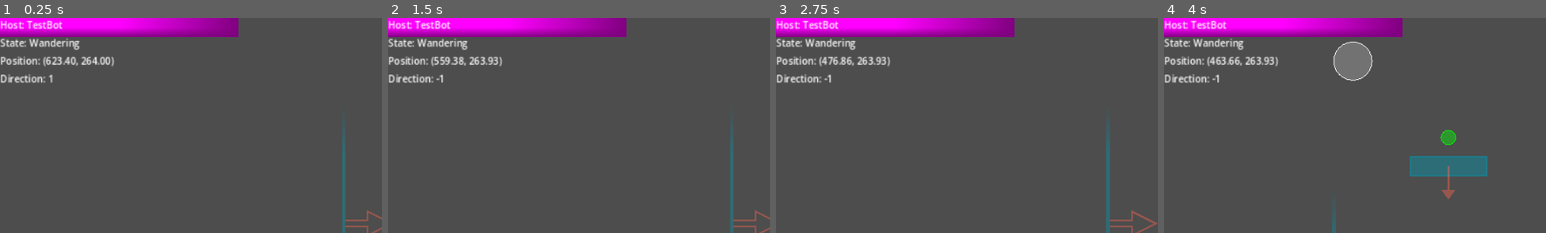
Above: before the commit, frames 1-4 (left to right).
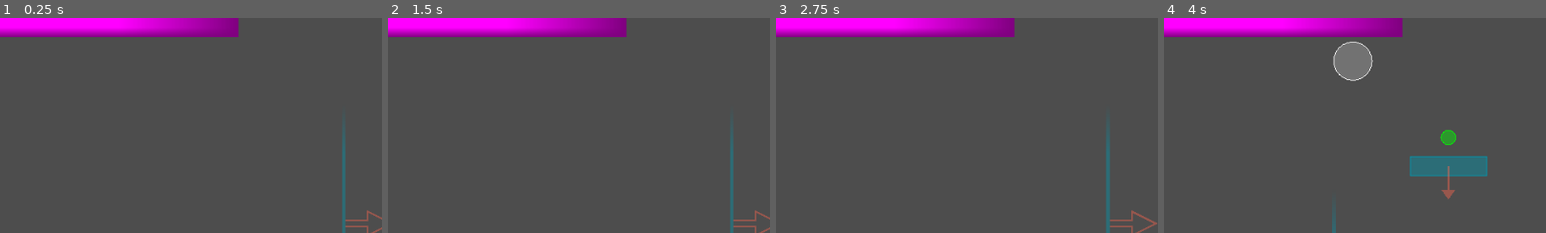
Above: after the commit, the same moments.

Repository: paruparo-dev/dreams-and-nightmares
Game: Godot game, scene res://src/core/Game.tscn
Same seed, same stepped clock (60 frames per second), same inputs: the game is played once before the commit and once after it.
Inputs:
- Up to frame 1 (0.25 s): no input
- Up to frame 2 (1.5 s): click "Get Node Count" at 0.5 s; click "Kill Character" at 1.25 s
- Up to frame 3 (2.75 s): tap Enter at 2 s; hold D (MoveRight) from 2.03 s (still down); tap J (Attack) at 2.1 s; tap Space (Jump) at 2.27 s
- Up to frame 4 (4 s): tap S (LookDown) at 2.85 s; tap Space (Jump) at 3.02 s; release D (MoveRight) at 3.53 s; hold A (MoveLeft) from 3.53 s (still down); tap J (Attack) at 3.6 s
The pictures show only the part of the screen within x 0-50%, y 0-50%; the shares and areas given below are measured in that part.

The runs differ from the first frame. In frame 1, 2.1% of the frame differs, in the area x 0-30%, y 1-31%; in frame 2, 2.1%; in frame 3, 2.1%; in frame 4, 2.1%.
Error in both runs: Invalid call. Nonexistent function 'get_component' in base 'CharacterBody2D (TestPlayer)'. (res://src/debug/KillCharacterButton.gd:15)

Commit message:
feat: adjust ChatHUD and DebugLayer for improved flexibility and debugging
- set `custom_minimum_size` for `ChatHUD` to enhance UI scaling
- made `DebugLayer/DataDisplay` initially hidden to reduce debug clutter

Diff:
--- a/src/core/Game.tscn
+++ b/src/core/Game.tscn
@@ -216,6 +216,7 @@
 script = ExtResource("7_jtjdo")
 
 [node name="RichTextLabel" type="RichTextLabel" parent="HUDLayer/HUDRoot/ChatHUD" unique_id=1045040378]
+custom_minimum_size = Vector2(200, 32)
 layout_mode = 2
 theme_override_font_sizes/normal_font_size = 8
 text = "ChatHUD"
@@ -246,6 +247,7 @@
 metadata/_edit_lock_ = true
 
 [node name="DataDisplay" type="VBoxContainer" parent="DebugLayer/DebugRoot" unique_id=877802488 node_paths=PackedStringArray("host")]
+visible = false
 layout_mode = 1
 offset_right = 40.0
 offset_bottom = 40.0
